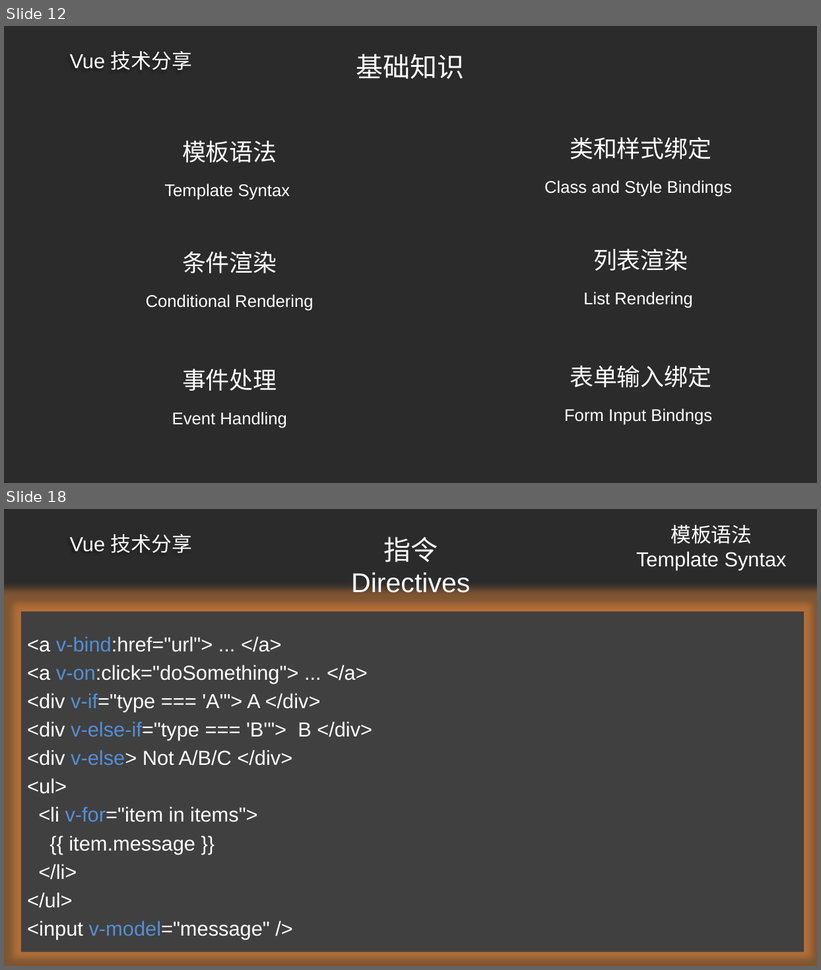
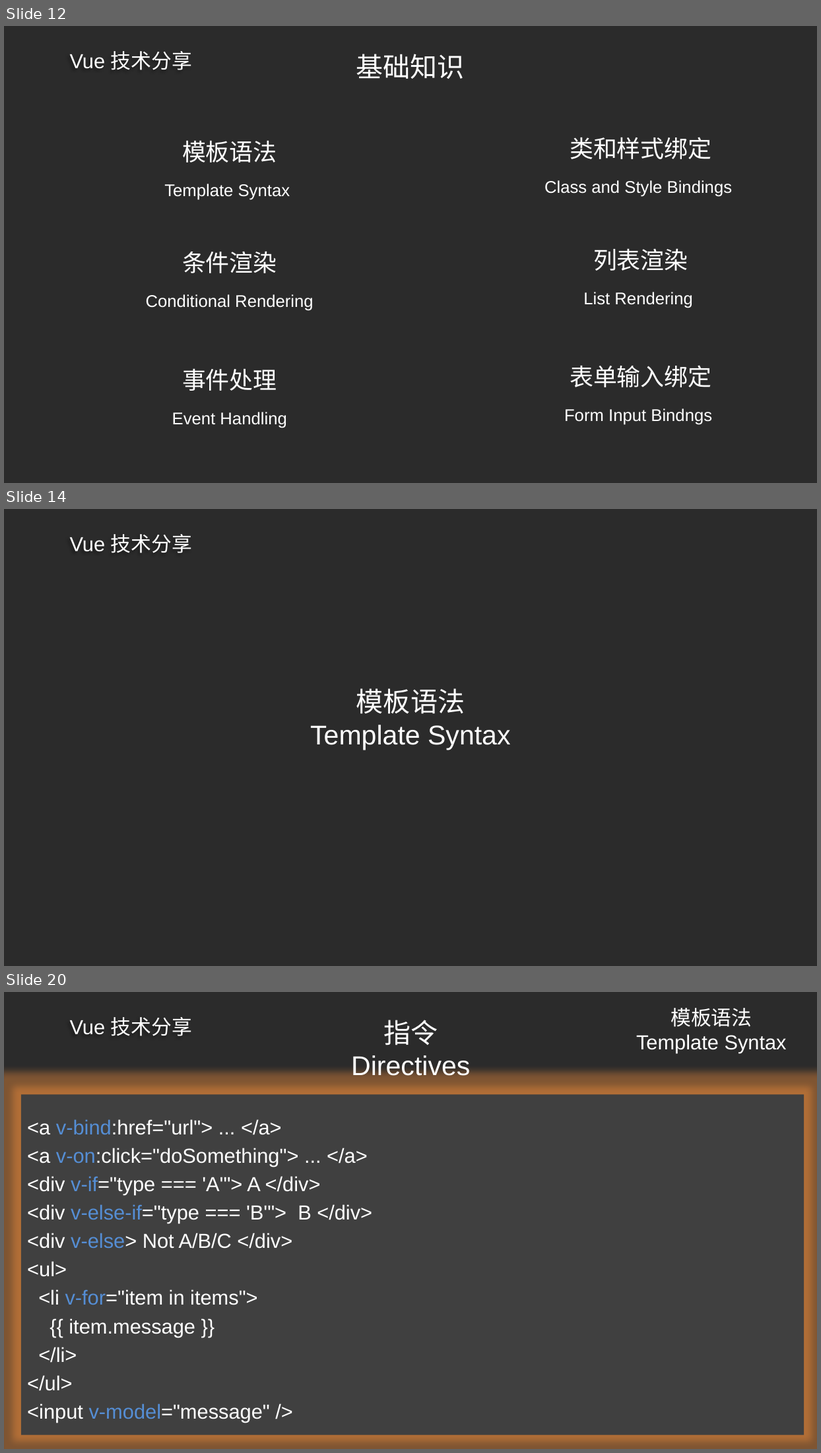
Before and after one commit to ldjdd/traing-library, a slide deck: vue/演示文稿.pptx. Shown one above the other, each under a label of ours: slides 12 and 18 before the commit, slides 12, 14 and 20 after it; the slides between them are not shown. The pictures are 821x970 and 821x1453 pixels, drawn with LibreOffice and Linux fonts; fonts in the diff are those of the drawing; background and template pictures are left out; a plain dark background stands for a picture behind light text. Boxes give left, top, right and bottom in pixels: in the first picture for what was removed or moved away, otherwise in the second. Text is boxed around its words. In the diff, an @@ line names an element or a change of style, - is before the commit and + after.

```diff
--- a/vue/演示文稿.pptx
+++ b/vue/演示文稿.pptx
@@ slide 14 added at (4,509,817,966), background picture (left out); not listed: 1 template element that a slide beside it also shows @@
@@ text added at (310,689,511,750), 32 pt, text #FFFFFF @@
+模板语法
+Template Syntax
@@ what was slide 18 is now slide 20 @@
```
Also in this commit, not shown: 5 slides changed, 3 other slides added, 1 slide removed.
